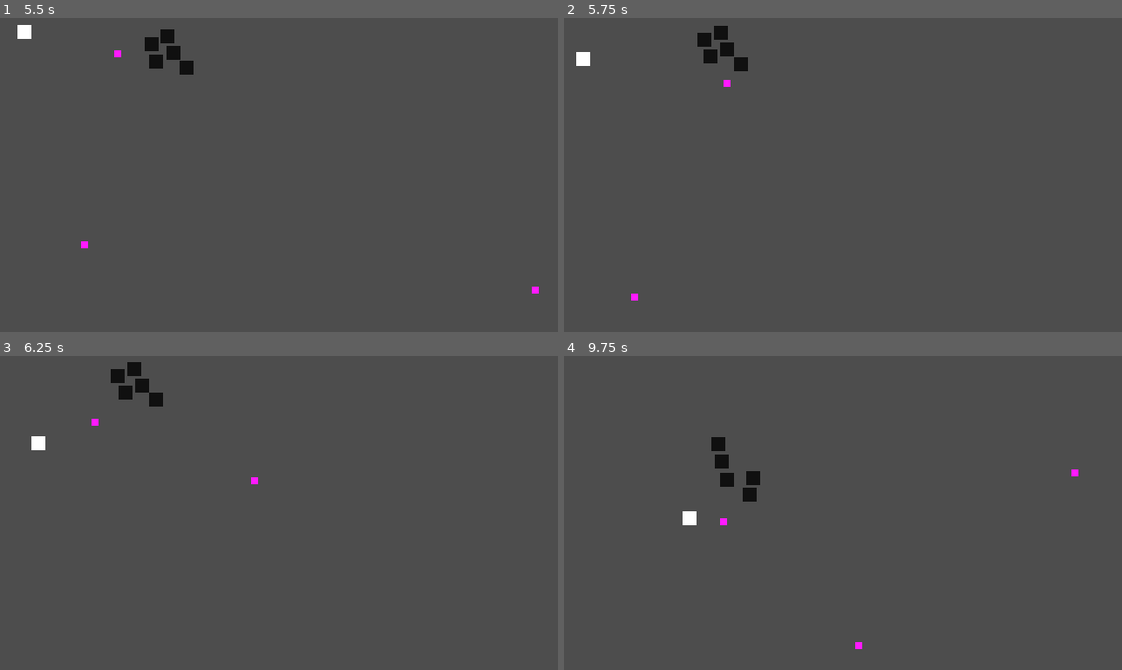
Above: before the commit, frames 1-4 (two rows, left to right).
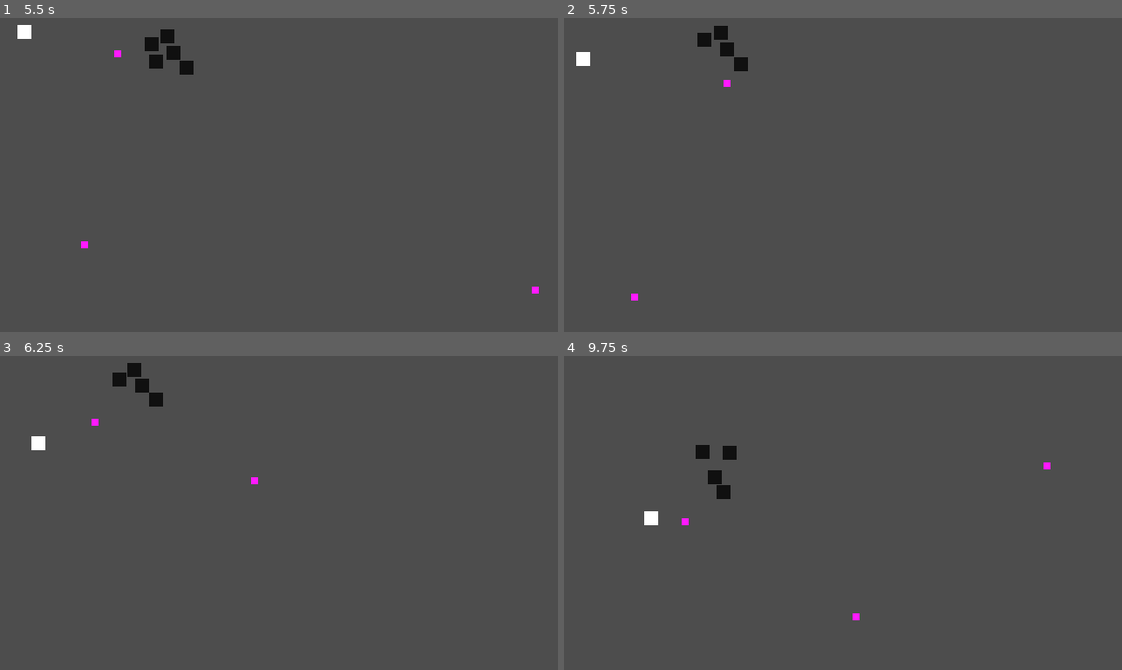
Above: after the commit, the same moments.

Repository: hkattt/fallen-angel
Game: Godot game, scene res://scenes/game.tscn
Same seed, same stepped clock (60 frames per second), same inputs: the game is played once before the commit and once after it.
Inputs (mouse positions are in pixels of both pictures, inside the frame that each line leads up to):
- Up to frame 1 (5.5 s): move the mouse to (401, 159) at 0.52 s; hold D (move_right) 0.53-1.28 s; click (401, 159) at 0.6 s; move the mouse to (167, 190) at 1.27 s; hold S (move_down) 1.28-2.03 s; click (167, 190) at 1.35 s; move the mouse to (334, 105) at 2.02 s; hold D (move_right) 2.03-2.78 s; click (334, 105) at 2.1 s; move the mouse to (251, 237) at 2.77 s; hold W (move_up) 2.78-3.53 s; click (251, 237) at 2.85 s; move the mouse to (446, 222) at 3.52 s; hold A (move_left) 3.53-5.03 s; click (446, 222) at 3.6 s; move the mouse to (111, 127) at 4.27 s; click (111, 127) at 4.35 s; move the mouse to (306, 175) at 5.02 s; hold S (move_down) from 5.03 s (still down); click (306, 175) at 5.1 s
- Up to frame 2 (5.75 s): keep holding S (move_down)
- Up to frame 3 (6.25 s): move the mouse to (195, 434) at 5.77 s; release S (move_down) at 5.78 s; hold D (move_right) from 5.78 s (still down); click (195, 434) at 5.85 s
- Up to frame 4 (9.75 s): move the mouse to (965, 497) at 6.52 s; release D (move_right) at 6.53 s; hold W (move_up) 6.53-7.28 s; click (965, 497) at 6.6 s; move the mouse to (731, 528) at 7.27 s; hold D (move_right) 7.28-8.03 s; click (731, 528) at 7.35 s; move the mouse to (898, 443) at 8.02 s; hold S (move_down) 8.03-8.78 s; click (898, 443) at 8.1 s; move the mouse to (815, 575) at 8.77 s; hold A (move_left) 8.78-9.53 s; click (815, 575) at 8.85 s; move the mouse to (1010, 560) at 9.52 s; hold W (move_up) from 9.53 s (still down); click (1010, 560) at 9.6 s

Frame 1 is identical in both runs. In frame 2, 0.1% of the frame differs, in the area x 25-28%, y 10-15%; in frame 3, 0.2%; in frame 4, 1.3%, in the area x 14-93%, y 25-94%.

Commit message:
4 - Created Health and HurtBox components

Diff:
--- a/src/project.godot
+++ b/src/project.godot
@@ -22,6 +22,10 @@
 window/size/viewport_height=360
 window/stretch/mode="viewport"
 window/stretch/scale_mode="integer"
+
+[global_group]
+
+bullet="Player bullets"
 
 [input]
 
--- a/src/scenes/bullets/bullet.tscn
+++ b/src/scenes/bullets/bullet.tscn
@@ -5,13 +5,13 @@
 [sub_resource type="RectangleShape2D" id="RectangleShape2D_sunn7"]
 size = Vector2(8, 8)
 
-[node name="Bullet" type="Area2D"]
+[node name="Bullet" type="Area2D" groups=["bullet"]]
 script = ExtResource("1_2flq5")
 
 [node name="Polygon2D" type="Polygon2D" parent="."]
 color = Color(1, 0.105882, 1, 1)
 polygon = PackedVector2Array(0, 0, 8, 0, 8, 8, 0, 8)
 
-[node name="CollisionShape2D" type="CollisionShape2D" parent="."]
+[node name="CollisionShape2D" type="CollisionShape2D" parent="." groups=["bullet"]]
 position = Vector2(4, 4)
 shape = SubResource("RectangleShape2D_sunn7")
--- /dev/null
+++ b/src/scenes/components/health/health.gd
@@ -0,0 +1,11 @@
+class_name Health extends Node2D
+
+signal health_depleted
+
+@export var health: float
+
+func take_damage(damage: float):
+	health = max(health - damage, 0.0)
+	print(health)
+	if health == 0.0:
+		health_depleted.emit()
--- /dev/null
+++ b/src/scenes/components/health/health.tscn
@@ -0,0 +1,6 @@
+[gd_scene load_steps=2 format=3 uid="uid://cndh0xt5nkkok"]
+
+[ext_resource type="Script" uid="uid://u8wiiywfg2dv" path="res://scenes/components/health/health.gd" id="1_xljp1"]
+
+[node name="Health" type="Node2D"]
+script = ExtResource("1_xljp1")
--- /dev/null
+++ b/src/scenes/components/hurt_box/hurt_box.gd
@@ -0,0 +1,10 @@
+class_name HurtBox extends Node2D
+
+@export var health: Health
+
+func _on_body_entered(body: Node2D) -> void:
+	pass
+
+func _on_area_entered(area: Area2D) -> void:
+	if area.is_in_group("bullet"):
+		health.take_damage(50)
--- /dev/null
+++ b/src/scenes/components/hurt_box/hurt_box.tscn
@@ -0,0 +1,14 @@
+[gd_scene load_steps=3 format=3 uid="uid://bso7cgdni7cqe"]
+
+[ext_resource type="Script" uid="uid://cb00tvv2q0ge5" path="res://scenes/components/hurt_box/hurt_box.gd" id="1_8i2d1"]
+
+[sub_resource type="RectangleShape2D" id="RectangleShape2D_8i2d1"]
+
+[node name="HurtBox" type="Area2D"]
+script = ExtResource("1_8i2d1")
+
+[node name="CollisionShape2D" type="CollisionShape2D" parent="."]
+shape = SubResource("RectangleShape2D_8i2d1")
+
+[connection signal="area_entered" from="." to="." method="_on_area_entered"]
+[connection signal="body_entered" from="." to="." method="_on_body_entered"]
--- a/src/scenes/enemies/coal.gd
+++ b/src/scenes/enemies/coal.gd
@@ -1,4 +1,6 @@
 class_name Coal extends CharacterBody2D
+
+@onready var health: Health = $Health
 
 const coal_scene: PackedScene = preload("res://scenes/enemies/coal.tscn")
 
@@ -15,3 +17,9 @@
 	coal.add_child(follow)
 
 	return coal
+
+func _ready() -> void:
+	health.health_depleted.connect(Callable(_on_health_depleted))
+
+func _on_health_depleted() -> void:
+	queue_free()
--- a/src/scenes/enemies/coal.tscn
+++ b/src/scenes/enemies/coal.tscn
@@ -1,6 +1,8 @@
-[gd_scene load_steps=3 format=3 uid="uid://dx1tmvagmv17l"]
+[gd_scene load_steps=5 format=3 uid="uid://dx1tmvagmv17l"]
 
 [ext_resource type="Script" uid="uid://dcebud64oq6rt" path="res://scenes/enemies/coal.gd" id="1_go4gr"]
+[ext_resource type="PackedScene" uid="uid://bso7cgdni7cqe" path="res://scenes/components/hurt_box/hurt_box.tscn" id="2_8i012"]
+[ext_resource type="PackedScene" uid="uid://cndh0xt5nkkok" path="res://scenes/components/health/health.tscn" id="3_hcs2l"]
 
 [sub_resource type="RectangleShape2D" id="RectangleShape2D_go4gr"]
 size = Vector2(16, 16)
@@ -15,3 +17,10 @@
 [node name="CollisionShape2D" type="CollisionShape2D" parent="."]
 position = Vector2(8, 8)
 shape = SubResource("RectangleShape2D_go4gr")
+
+[node name="HurtBox" parent="." node_paths=PackedStringArray("health") instance=ExtResource("2_8i012")]
+position = Vector2(8, 8)
+health = NodePath("../Health")
+
+[node name="Health" parent="." instance=ExtResource("3_hcs2l")]
+health = 100.0
Not shown, added: src/scenes/components/health/health.gd.uid
Not shown, added: src/scenes/components/hurt_box/hurt_box.gd.uid
